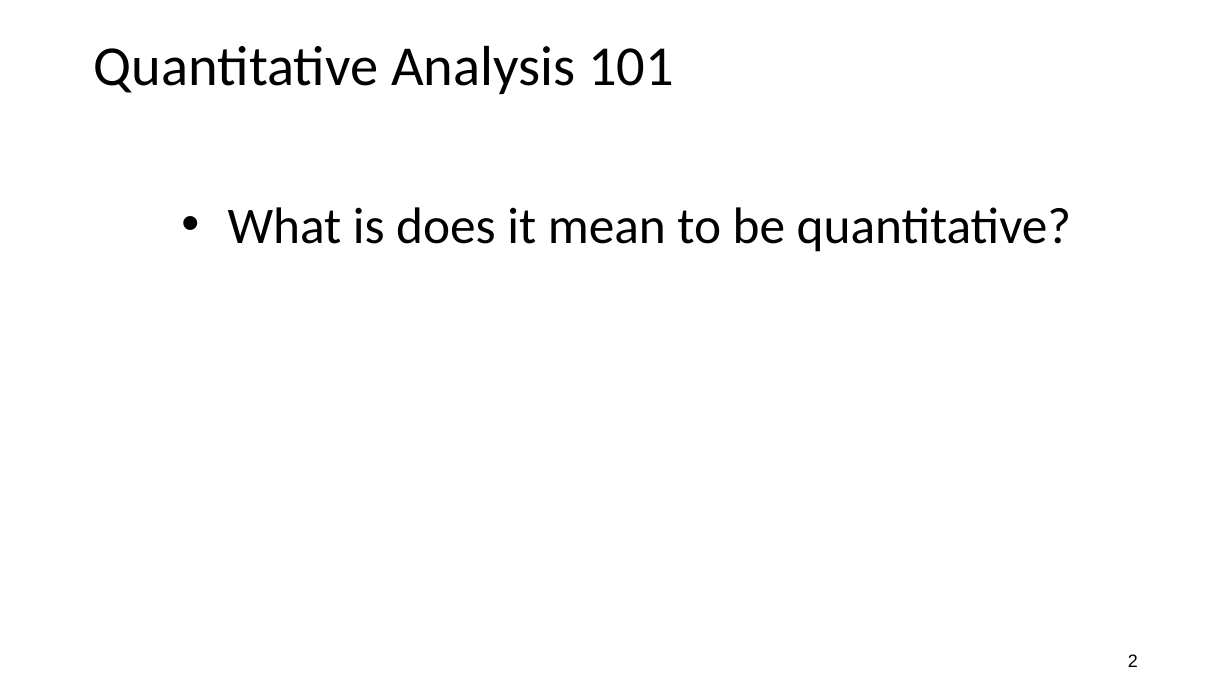
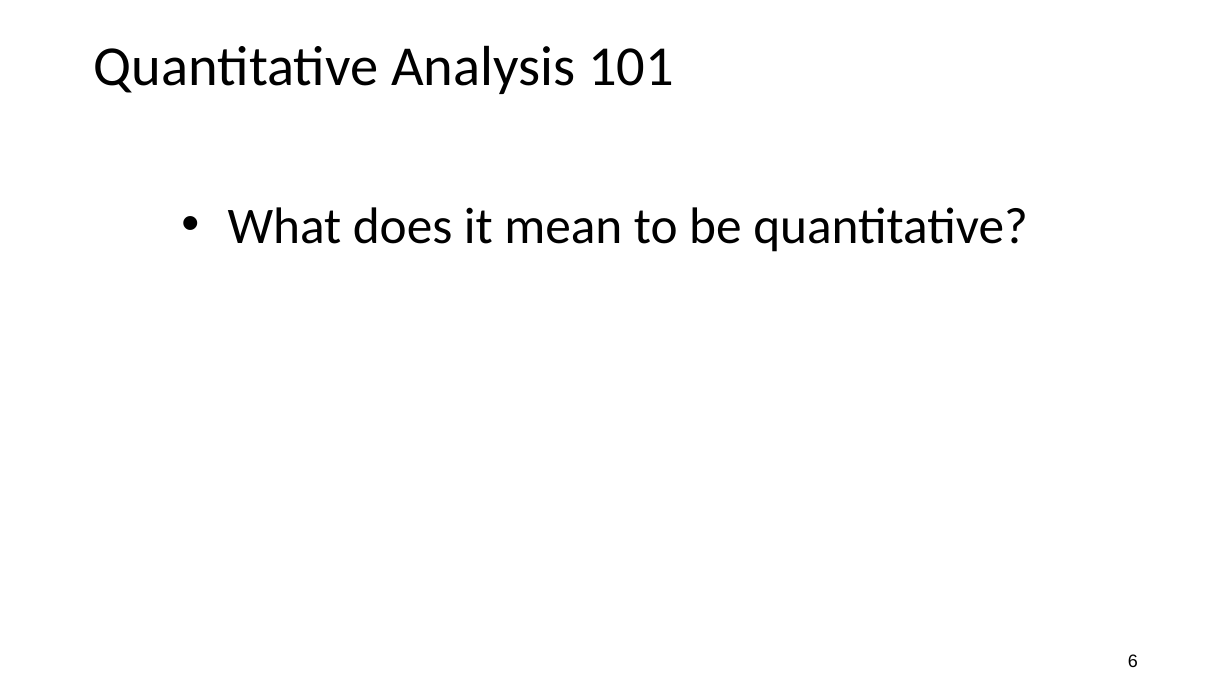
Before and after one commit to beliveau-lab/gen575, a slide deck: slide 6 of lectures/3.Quant101.Calibration.pptx (slide 2 before the commit). Drawn at 1232x693 pixels with LibreOffice and Linux fonts; fonts in the diff are those of the drawing. Boxes give left, top, right and bottom in pixels: in the first picture for what was removed or moved away, otherwise in the second. Text is boxed around its words. In the diff, an @@ line names an element or a change of style, - is before the commit and + after.

```diff
--- a/lectures/3.Quant101.Calibration.pptx
+++ b/lectures/3.Quant101.Calibration.pptx
@@ text at [228,207,1028,252]: text changed @@
-• What is does it mean to be quantitative?
+• What does it mean to be quantitative?
@@ page number at [1128,654,1138,667]: text changed @@
-2
+6
```
Also in this commit, not shown: 1 other slide changed, 5 slides added.
